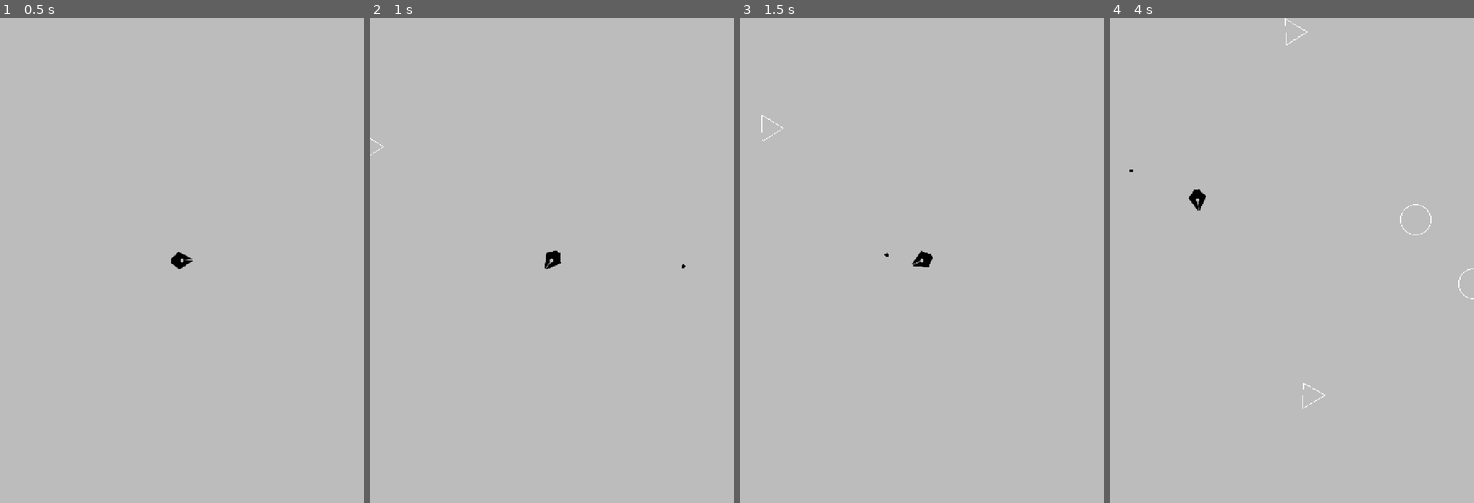
Above: before the commit, frames 1-4 (left to right).
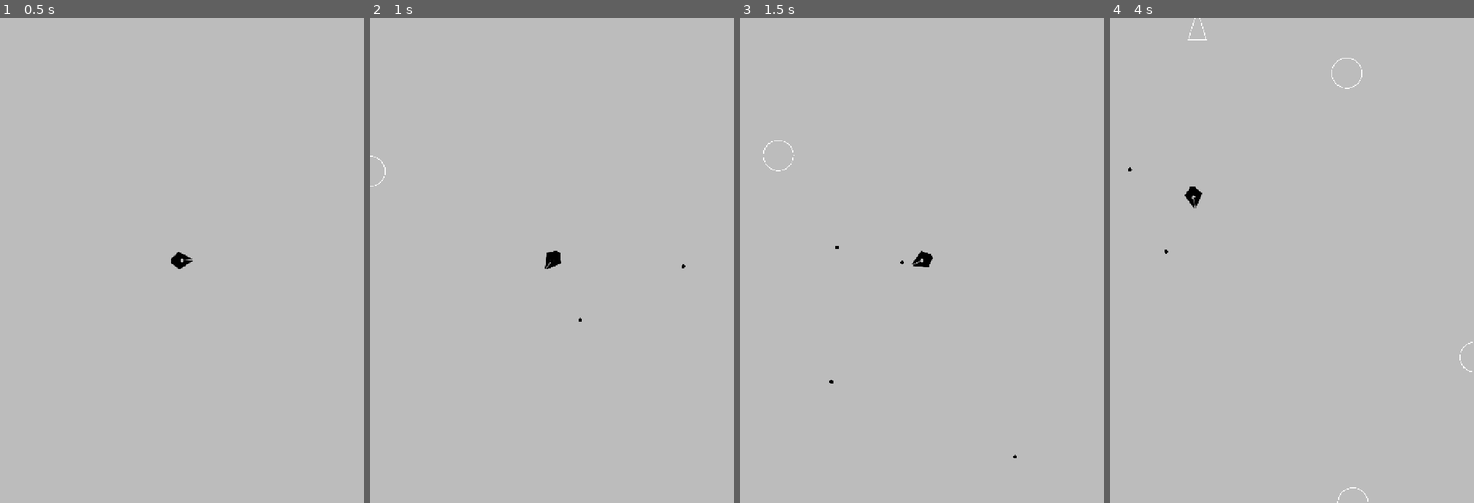
Above: after the commit, the same moments.

Repository: Saphrant/20-games_04_PaperAsteroid
Game: Godot game, scene res://Scenes/main.tscn
Two runs of this game, one before a commit and one after it. Both use one fixed random seed, a clock stepped at 60 frames per second and the inputs below.
Inputs:
- Up to frame 1 (0.5 s): no input
- Up to frame 2 (1 s): tap Enter at 0.5 s; hold D (right) from 0.53 s (still down); hold Space (shoot) from 0.53 s (still down)
- Up to frame 3 (1.5 s): release D (right) at 1.28 s; release Space (shoot) at 1.28 s; hold A (left) from 1.28 s (still down); tap Space (shoot) at 1.35 s
- Up to frame 4 (4 s): release A (left) at 2.03 s; hold D (right) 2.03-2.78 s; hold Space (shoot) 2.03-2.78 s; hold W (thrust) 2.78-3.53 s; tap Space (shoot) at 2.85 s; hold A (left) from 3.53 s (still down); hold Space (shoot) from 3.53 s (still down)

Frame 1 is identical in both runs. In frame 2, less than 0.1% of the frame differs, in the area x 0-59%, y 24-63%; in frame 3, 0.1%; in frame 4, 0.4%, in the area x 5-100%, y 0-100%.

Commit message:
asteroid spawning logic

Diff:
--- a/Resources/Autoloads/game_manager.gd
+++ b/Resources/Autoloads/game_manager.gd
@@ -1,9 +1,7 @@
 extends Node
 
 # --- Asteroid hits
-signal large_hit
-signal medium_hit
-signal small_hit
+signal asteroid_hit
 
 # Called when the node enters the scene tree for the first time.
 func _ready() -> void:
@@ -14,12 +12,6 @@
 func _process(delta: float) -> void:
 	pass
 
-func on_large_hit(body, pos):
-	body.queue_free()
-	large_hit.emit(pos)
-
-func on_medium_hit(pos):
-	medium_hit.emit(pos)
-
-func on_small_hit(pos):
-	small_hit.emit(pos)
+func on_asteroid_hit(body):
+	body.explode()
+	asteroid_hit.emit()
--- a/Scenes/Asteroids/astroid_l_a.tscn
+++ b/Scenes/Asteroids/astroid_l_a.tscn
@@ -1,7 +1,8 @@
-[gd_scene load_steps=5 format=3 uid="uid://3b4sa7ykxmw8"]
+[gd_scene load_steps=6 format=3 uid="uid://3b4sa7ykxmw8"]
 
-[ext_resource type="Script" uid="uid://clonv13ym582g" path="res://Scripts/Astroids/astroid_l_a.gd" id="1_0tf0v"]
+[ext_resource type="Script" uid="uid://c0oeg6ye5q8s2" path="res://Scripts/Astroids/asteroid.gd" id="1_3gt40"]
 [ext_resource type="PackedScene" uid="uid://dejvx43k5dnqm" path="res://Scenes/Components/screen_wrap_component.tscn" id="2_3gt40"]
+[ext_resource type="PackedScene" uid="uid://pwx3aj5w2fns" path="res://Scenes/Asteroids/astroid_m_a.tscn" id="2_8kftn"]
 
 [sub_resource type="PhysicsMaterial" id="PhysicsMaterial_0tf0v"]
 friction = 0.0
@@ -10,14 +11,16 @@
 [sub_resource type="CircleShape2D" id="CircleShape2D_0tf0v"]
 radius = 40.0
 
-[node name="Asteroid_L_A" type="RigidBody2D" groups=["large_asteroid"]]
+[node name="AsteroidLA" type="RigidBody2D" groups=["circle", "large_asteroid"]]
 collision_layer = 4
 collision_mask = 6
 physics_material_override = SubResource("PhysicsMaterial_0tf0v")
 gravity_scale = 0.0
 linear_damp_mode = 1
 angular_damp_mode = 1
-script = ExtResource("1_0tf0v")
+script = ExtResource("1_3gt40")
+radius = 40.0
+next_tier_scene = ExtResource("2_8kftn")
 
 [node name="CollisionShape2D" type="CollisionShape2D" parent="."]
 shape = SubResource("CircleShape2D_0tf0v")
--- a/Scenes/Asteroids/astroid_l_b.tscn
+++ b/Scenes/Asteroids/astroid_l_b.tscn
@@ -1,22 +1,26 @@
-[gd_scene load_steps=4 format=3 uid="uid://dwmy03gm2uikj"]
+[gd_scene load_steps=5 format=3 uid="uid://dwmy03gm2uikj"]
 
-[ext_resource type="Script" uid="uid://cea5fwodi11ru" path="res://Scripts/Astroids/astroid_l_b.gd" id="1_2u0cm"]
+[ext_resource type="Script" uid="uid://c0oeg6ye5q8s2" path="res://Scripts/Astroids/asteroid.gd" id="1_r4u3h"]
+[ext_resource type="PackedScene" uid="uid://c1e7nx20exoxr" path="res://Scenes/Asteroids/astroid_m_b.tscn" id="2_gj0rw"]
 [ext_resource type="PackedScene" uid="uid://dejvx43k5dnqm" path="res://Scenes/Components/screen_wrap_component.tscn" id="2_r4u3h"]
 
 [sub_resource type="PhysicsMaterial" id="PhysicsMaterial_0tf0v"]
 friction = 0.0
 bounce = 1.0
 
-[node name="Asteroid_L_b" type="RigidBody2D" groups=["large_asteroid"]]
+[node name="AsteroidLB" type="RigidBody2D" groups=["large_asteroid", "triangle"]]
 collision_layer = 4
 collision_mask = 6
 physics_material_override = SubResource("PhysicsMaterial_0tf0v")
 gravity_scale = 0.0
 linear_damp_mode = 1
 angular_damp_mode = 1
-script = ExtResource("1_2u0cm")
+script = ExtResource("1_r4u3h")
+shape_type = 0
+radius = 40.0
+next_tier_scene = ExtResource("2_gj0rw")
 
 [node name="ScreenWrapComponent" parent="." instance=ExtResource("2_r4u3h")]
 
 [node name="CollisionPolygon2D" type="CollisionPolygon2D" parent="."]
-polygon = PackedVector2Array(0, -40, -35, 20, 30, 20)
+polygon = PackedVector2Array(0, -42, -25, 41, 25, 41)
--- a/Scenes/Asteroids/astroid_l_c.tscn
+++ b/Scenes/Asteroids/astroid_l_c.tscn
@@ -1,16 +1,17 @@
-[gd_scene load_steps=5 format=3 uid="uid://bdiincvgrma76"]
+[gd_scene load_steps=6 format=3 uid="uid://bdiincvgrma76"]
 
-[ext_resource type="Script" uid="uid://cimutha1ttbmb" path="res://Scripts/Astroids/astroid_l_c.gd" id="1_vb3da"]
+[ext_resource type="Script" uid="uid://c0oeg6ye5q8s2" path="res://Scripts/Astroids/asteroid.gd" id="1_vb3da"]
 [ext_resource type="PackedScene" uid="uid://dejvx43k5dnqm" path="res://Scenes/Components/screen_wrap_component.tscn" id="2_bg1t0"]
+[ext_resource type="PackedScene" uid="uid://bktigs3twc1ul" path="res://Scenes/Asteroids/astroid_m_c.tscn" id="2_kk0tc"]
 
 [sub_resource type="PhysicsMaterial" id="PhysicsMaterial_0tf0v"]
 friction = 0.0
 bounce = 1.0
 
 [sub_resource type="RectangleShape2D" id="RectangleShape2D_ah40k"]
-size = Vector2(80, 160)
+size = Vector2(80, 80)
 
-[node name="Asteroid_L_C" type="RigidBody2D" groups=["large_asteroid"]]
+[node name="AsteroidLC" type="RigidBody2D" groups=["large_asteroid", "square"]]
 collision_layer = 4
 collision_mask = 6
 physics_material_override = SubResource("PhysicsMaterial_0tf0v")
@@ -18,8 +19,11 @@
 linear_damp_mode = 1
 angular_damp_mode = 1
 script = ExtResource("1_vb3da")
+shape_type = 1
+radius = 40.0
+next_tier_scene = ExtResource("2_kk0tc")
 
-[node name="CollisionShape2D" type="CollisionShape2D" parent="."]
+[node name="CollisionShape2D" type="CollisionShape2D" parent="." groups=["large_asteroid", "square"]]
 shape = SubResource("RectangleShape2D_ah40k")
 
 [node name="ScreenWrapComponent" parent="." instance=ExtResource("2_bg1t0")]
--- /dev/null
+++ b/Scenes/Asteroids/astroid_m_a.tscn
@@ -0,0 +1,26 @@
+[gd_scene load_steps=5 format=3 uid="uid://pwx3aj5w2fns"]
+
+[ext_resource type="Script" uid="uid://c0oeg6ye5q8s2" path="res://Scripts/Astroids/asteroid.gd" id="1_ykwr4"]
+[ext_resource type="PackedScene" uid="uid://dejvx43k5dnqm" path="res://Scenes/Components/screen_wrap_component.tscn" id="2_sofn3"]
+
+[sub_resource type="PhysicsMaterial" id="PhysicsMaterial_0tf0v"]
+friction = 0.0
+bounce = 1.0
+
+[sub_resource type="CircleShape2D" id="CircleShape2D_0tf0v"]
+radius = 20.0
+
+[node name="AsteroidMA" type="RigidBody2D" groups=["circle", "medium_asteroid"]]
+collision_layer = 4
+collision_mask = 6
+physics_material_override = SubResource("PhysicsMaterial_0tf0v")
+gravity_scale = 0.0
+linear_damp_mode = 1
+angular_damp_mode = 1
+script = ExtResource("1_ykwr4")
+radius = 20.0
+
+[node name="CollisionShape2D" type="CollisionShape2D" parent="."]
+shape = SubResource("CircleShape2D_0tf0v")
+
+[node name="ScreenWrapComponent" parent="." instance=ExtResource("2_sofn3")]
--- /dev/null
+++ b/Scenes/Asteroids/astroid_m_b.tscn
@@ -0,0 +1,24 @@
+[gd_scene load_steps=4 format=3 uid="uid://c1e7nx20exoxr"]
+
+[ext_resource type="Script" uid="uid://c0oeg6ye5q8s2" path="res://Scripts/Astroids/asteroid.gd" id="1_4na8t"]
+[ext_resource type="PackedScene" uid="uid://dejvx43k5dnqm" path="res://Scenes/Components/screen_wrap_component.tscn" id="2_mf26k"]
+
+[sub_resource type="PhysicsMaterial" id="PhysicsMaterial_0tf0v"]
+friction = 0.0
+bounce = 1.0
+
+[node name="AsteroidMB" type="RigidBody2D" groups=["medium_asteroid", "triangle"]]
+collision_layer = 4
+collision_mask = 6
+physics_material_override = SubResource("PhysicsMaterial_0tf0v")
+gravity_scale = 0.0
+linear_damp_mode = 1
+angular_damp_mode = 1
+script = ExtResource("1_4na8t")
+shape_type = 0
+radius = 20.0
+
+[node name="ScreenWrapComponent" parent="." instance=ExtResource("2_mf26k")]
+
+[node name="CollisionPolygon2D" type="CollisionPolygon2D" parent="."]
+polygon = PackedVector2Array(0, -23, -13, 21, 13, 21)
--- /dev/null
+++ b/Scenes/Asteroids/astroid_m_c.tscn
@@ -0,0 +1,27 @@
+[gd_scene load_steps=5 format=3 uid="uid://bktigs3twc1ul"]
+
+[ext_resource type="Script" uid="uid://c0oeg6ye5q8s2" path="res://Scripts/Astroids/asteroid.gd" id="1_l65y3"]
+[ext_resource type="PackedScene" uid="uid://dejvx43k5dnqm" path="res://Scenes/Components/screen_wrap_component.tscn" id="2_kumju"]
+
+[sub_resource type="PhysicsMaterial" id="PhysicsMaterial_0tf0v"]
+friction = 0.0
+bounce = 1.0
+
+[sub_resource type="RectangleShape2D" id="RectangleShape2D_ah40k"]
+size = Vector2(42, 42)
+
+[node name="AsteroidMC" type="RigidBody2D" groups=["medium_asteroid", "square"]]
+collision_layer = 4
+collision_mask = 6
+physics_material_override = SubResource("PhysicsMaterial_0tf0v")
+gravity_scale = 0.0
+linear_damp_mode = 1
+angular_damp_mode = 1
+script = ExtResource("1_l65y3")
+shape_type = 1
+radius = 20.0
+
+[node name="CollisionShape2D" type="CollisionShape2D" parent="."]
+shape = SubResource("RectangleShape2D_ah40k")
+
+[node name="ScreenWrapComponent" parent="." instance=ExtResource("2_kumju")]
--- a/Scenes/player.tscn
+++ b/Scenes/player.tscn
@@ -18,3 +18,7 @@
 polygon = PackedVector2Array(-2, -28, -24, 8, -7, 28, 7, 28, 24, 8, 2, -28)
 
 [node name="ScreenWrapComponent" parent="." instance=ExtResource("3_6t5aa")]
+
+[node name="ReloadTimer" type="Timer" parent="."]
+wait_time = 0.2
+one_shot = true
--- /dev/null
+++ b/Scripts/Astroids/asteroid.gd
@@ -0,0 +1,73 @@
+@tool
+extends RigidBody2D
+
+enum ShapeType { TRIANGLE, SQUARE, CIRCLE}
+
+@export var shape_type: ShapeType = ShapeType.CIRCLE:
+	set(val):
+		shape_type = val
+		queue_redraw()
+
+@export var radius: float = 80.0:
+	set(val):
+		radius = val
+		queue_redraw()
+
+@export var next_tier_scene: PackedScene
+
+
+func _ready():
+	# This tells Godot to run the _draw() function once at the start
+	queue_redraw()
+
+func _draw():
+	var color = Color.WHITE
+	var width = 2.0
+
+	match shape_type:
+		ShapeType.TRIANGLE:
+			draw_pyramid_shape(color, width)
+		ShapeType.SQUARE:
+			draw_square_shape(color, width)
+		ShapeType.CIRCLE:
+			draw_arc(Vector2.ZERO, radius, 0, TAU, 32, color, width)
+
+# Helper function to keep _draw clean
+func draw_pyramid_shape(col, w):
+	# Using the pyramid logic we discussed, scaling by 'radius'
+	# We treat 'radius' as height here for simplicity
+	var points = PackedVector2Array([
+		Vector2(0, -radius),         # Top
+		Vector2(radius * 0.6, radius), # Bottom Right
+		Vector2(-radius * 0.6, radius),# Bottom Left
+		Vector2(0, -radius)          # Close loop
+	])
+	draw_polyline(points, col, w)
+
+func draw_square_shape(col, w):
+	var rect = Rect2(-radius, -radius, radius * 2, radius * 2)
+	draw_rect(rect, col, false, w)
+
+func explode():
+	# 1. Check if there is a smaller version to spawn
+	if next_tier_scene != null:
+		# Spawn 2 smaller asteroids
+		for i in range(2):
+			spawn_next_tier()
+
+	queue_free() # Destroy self
+
+func spawn_next_tier():
+	var new_asteroid = next_tier_scene.instantiate()
+
+	# Set position to current parent's position
+	new_asteroid.global_position = global_position
+
+	# Choose the velocity for the mob.
+	var velocity = Vector2(randf_range(150.0, 250.0), 0.0)
+	new_asteroid.linear_velocity = velocity.rotated(rotation)
+	# Add to the game world
+	get_parent().call_deferred("add_child", new_asteroid)
+
+	# Optional: Push them apart slightly so they don't overlap instantly
+	new_asteroid.linear_velocity = Vector2(randf_range(-100, 100), randf_range(-100, 100))
--- a/Scripts/Astroids/astroid_l_a.gd
+++ /dev/null
@@ -1,13 +0,0 @@
-@tool
-extends RigidBody2D
-
-var asteroid_tier:= 3
-
-func _ready():
-	# This tells Godot to run the _draw() function once at the start
-	queue_redraw()
-
-func _draw():
-	var radius = 40.0 # Easy to change for Large/Medium/Small
-	# draw_arc(center, radius, start_angle, end_angle, point_count, color, width)
-	draw_arc(Vector2.ZERO, radius, 0, TAU, 32, Color.WHITE, 2.0)
--- a/Scripts/Astroids/astroid_l_b.gd
+++ /dev/null
@@ -1,18 +0,0 @@
-@tool
-extends RigidBody2D
-
-var asteroid_tier:= 3
-
-func _ready():
-	# This tells Godot to run the _draw() function once at the start
-	queue_redraw()
-
-func _draw():
-	var points = PackedVector2Array([
-		Vector2(0, -40),   # Top point
-		Vector2(-35, 20),  # Bottom Left
-		Vector2(30, 20),   # Bottom Right
-		Vector2(0, -40)    # Top point again (to close the loop)
-	])
-	# draw_polyline(points, color, width)
-	draw_polyline(points, Color.WHITE, 2.0)
--- a/Scripts/Astroids/astroid_l_c.gd
+++ /dev/null
@@ -1,21 +0,0 @@
-@tool
-extends RigidBody2D
-
-var asteroid_tier:= 3
-@export var size:= 40.0
-
-
-func _ready():
-	# This tells Godot to run the _draw() function once at the start
-	queue_redraw()
-
-func _draw():
-	var points = PackedVector2Array([
-		Vector2(size, -size),   # Top Right
-		Vector2(size,size),  # Bottom Right
-		Vector2(-size,size),  # Bottom Left
-		Vector2(-size,-size),  # Top Left
-		Vector2(size,-size),  # Close loop
-	])
-	# draw_polyline(points, color, width)
-	draw_polyline(points, Color.WHITE, 2.0)
--- a/Scripts/asteroids.gd
+++ b/Scripts/asteroids.gd
@@ -4,14 +4,13 @@
 @onready var spawn_location: PathFollow2D = $SpawnPath/SpawnLocation
 
 @export var large_asteroid_scene: Array[PackedScene]
+@export var medium_asteroid_scene: Array[PackedScene]
+@export var small_asteroid_scene: Array[PackedScene]
 
 var number_of_asteroids: int
 
 # Called when the node enters the scene tree for the first time.
 func _ready() -> void:
-	GameManager.large_hit.connect(_on_large_hit)
-	GameManager.medium_hit.connect(_on_medium_hit)
-	GameManager.small_hit.connect(_on_small_hit)
 	spawn_timer.start()
 
 
@@ -20,37 +19,41 @@
 	pass
 
 func _on_spawn_timer_timeout() -> void:
-	if large_asteroid_scene.size() > 0 and number_of_asteroids < 6:
-		# Create a new instance of the Asteroid scene.
-		var asteroid_array = large_asteroid_scene.pick_random()
-		var asteroid = asteroid_array.instantiate() as RigidBody2D
-
-		# Choose a random location on Path2D.
-		spawn_location.progress_ratio = randf()
-
-		# Set the Asteroids position to the random location.
-		asteroid.position = spawn_location.position
-
-		# Set the Asteroid direction perpendicular to the path direction.
-		var direction = spawn_location.rotation + PI / 2
-
-		# Add some randomness to the direction.
-		direction += randf_range(-PI / 4, PI / 4)
-		asteroid.rotation = direction
-
-		# Choose the velocity for the mob.
-		var velocity = Vector2(randf_range(150.0, 250.0), 0.0)
-		asteroid.linear_velocity = velocity.rotated(direction)
-
-		add_child(asteroid)
-		number_of_asteroids += 1
+	if large_asteroid_scene.size() > 0:
+		spawn_asteroids(large_asteroid_scene)
 
 func _on_large_hit(pos) -> void:
 	number_of_asteroids -= 1
-	print("hit large at: ", pos)
+	spawn_asteroids(medium_asteroid_scene)
 
 func _on_medium_hit(pos) -> void:
 	pass
 
 func _on_small_hit(pos) -> void:
 	pass
+
+func spawn_asteroids(asteroid_array) -> void:
+		# Create a new instance of the Asteroid scene.
+		if asteroid_array == large_asteroid_scene:
+			asteroid_array = large_asteroid_scene.pick_random()
+			var asteroid = asteroid_array.instantiate() as RigidBody2D
+
+			# Choose a random location on Path2D.
+			spawn_location.progress_ratio = randf()
+
+			# Set the Asteroids position to the random location.
+			asteroid.position = spawn_location.position
+
+			# Set the Asteroid direction perpendicular to the path direction.
+			var direction = spawn_location.rotation + PI / 2
+
+			# Add some randomness to the direction.
+			direction += randf_range(-PI / 4, PI / 4)
+			asteroid.rotation = direction
+
+			# Choose the velocity for the mob.
+			var velocity = Vector2(randf_range(150.0, 250.0), 0.0)
+			asteroid.linear_velocity = velocity.rotated(direction)
+
+			add_child(asteroid)
+			number_of_asteroids += 1
--- a/Scripts/bullet.gd
+++ b/Scripts/bullet.gd
@@ -24,10 +24,5 @@
 
 
 func _on_body_entered(body: Node2D) -> void:
-	if body.is_in_group("large_asteroid"):
-		GameManager.on_large_hit(body, body.global_position)
-	elif body.is_in_group("medium_asteroid"):
-		GameManager.on_medium_hit(body.global_position)
-	elif body.is_in_group("small_asteroid"):
-		GameManager.on_small_hit(body.global_position)
+	GameManager.on_asteroid_hit(body)
 	queue_free()
--- a/Scripts/player.gd
+++ b/Scripts/player.gd
@@ -1,4 +1,6 @@
 extends CharacterBody2D
+
+@onready var reload_timer: Timer = $ReloadTimer
 
 @export var bullet_scene: PackedScene
 
@@ -21,9 +23,9 @@
 	if not Input.is_action_pressed("thrust"):
 		velocity = velocity.move_toward(Vector2.ZERO, friction)
 	# SHOOT
-	if Input.is_action_just_pressed("shoot"):
+	if Input.is_action_pressed("shoot") and reload_timer.time_left <= 0:
+		reload_timer.start()
 		_shoot()
-		velocity += -force * delta
 
 	move_and_slide()
 
--- a/project.godot
+++ b/project.godot
@@ -42,6 +42,9 @@
 large_asteroid="Large Asteroids"
 small_asteroid="Small Asteroid"
 medium_asteroid=""
+circle=""
+triangle=""
+square=""
 
 [gui]
 
Not shown, added: Scripts/Astroids/asteroid.gd.uid
Not shown, removed: Scripts/Astroids/astroid_l_a.gd.uid
Not shown, removed: Scripts/Astroids/astroid_l_b.gd.uid
Not shown, removed: Scripts/Astroids/astroid_l_c.gd.uid
